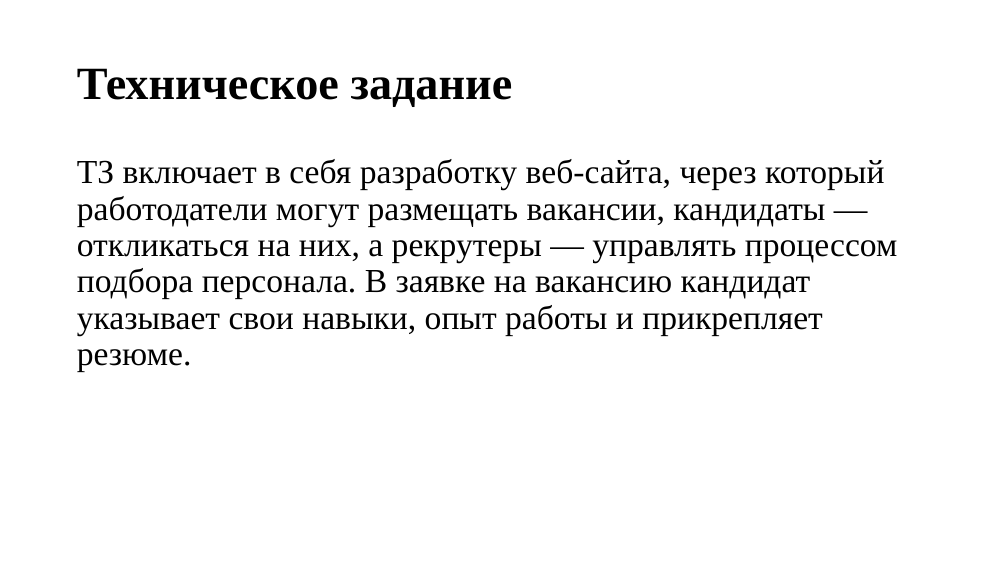
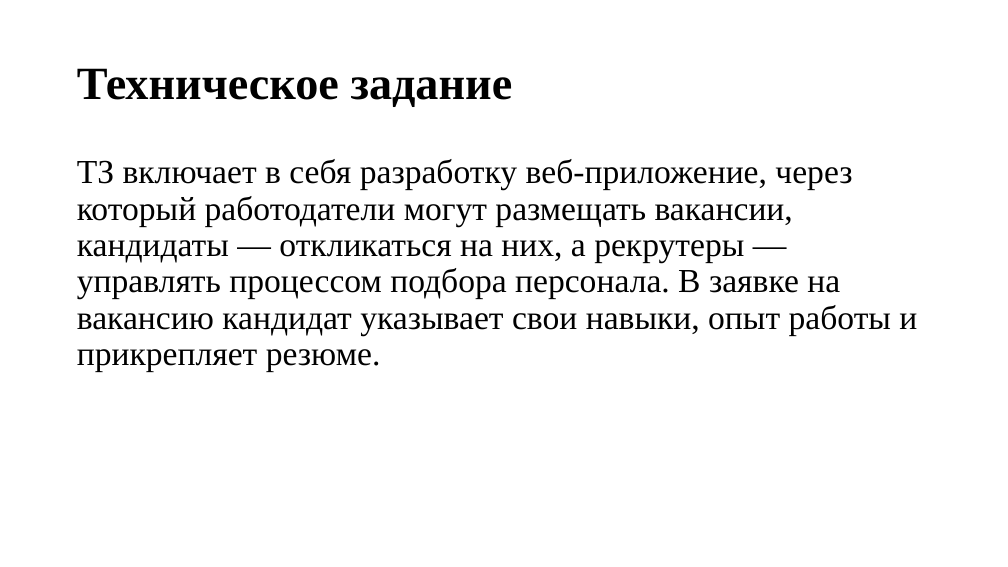
Before and after one commit to Regdal-cyber/Coursework, a slide deck: slide 9 of Курсовой_проект.pptx. Drawn at 1008x567 pixels with LibreOffice and Linux fonts; fonts in the diff are those of the drawing. Boxes give left, top, right and bottom in pixels: in the first picture for what was removed or moved away, otherwise in the second. Text is boxed around its words. In the diff, an @@ line names an element or a change of style, - is before the commit and + after.

```diff
--- a/Курсовой_проект.pptx
+++ b/Курсовой_проект.pptx
@@ text at bbox=[77, 159, 917, 371]: text changed @@
-ТЗ включает в себя разработку веб-сайта, через который работодатели могут размещать вакансии, кандидаты — откликаться на них, а рекрутеры — управлять процессом подбора персонала. В заявке на вакансию кандидат указывает свои навыки, опыт работы и прикрепляет резюме.
+ТЗ включает в себя разработку веб-приложение, через который работодатели могут размещать вакансии, кандидаты — откликаться на них, а рекрутеры — управлять процессом подбора персонала. В заявке на вакансию кандидат указывает свои навыки, опыт работы и прикрепляет резюме.
```
Also in this commit, not shown: 2 other slides changed, 3 slides added, 3 slides removed.
